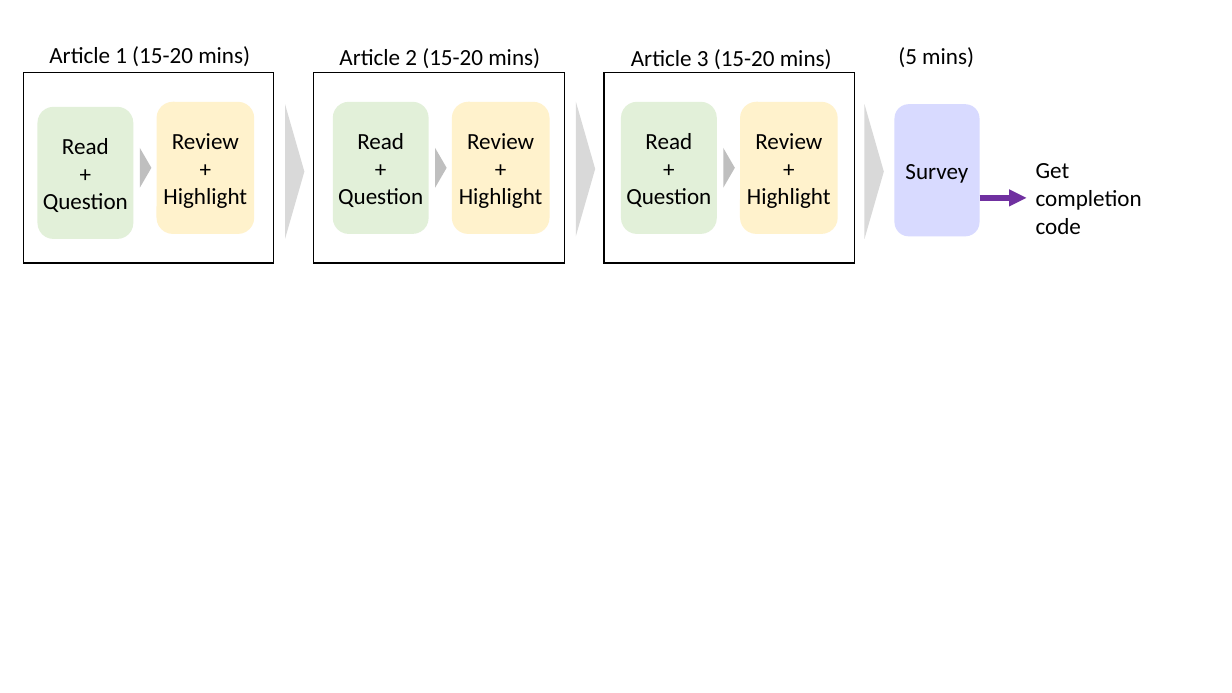
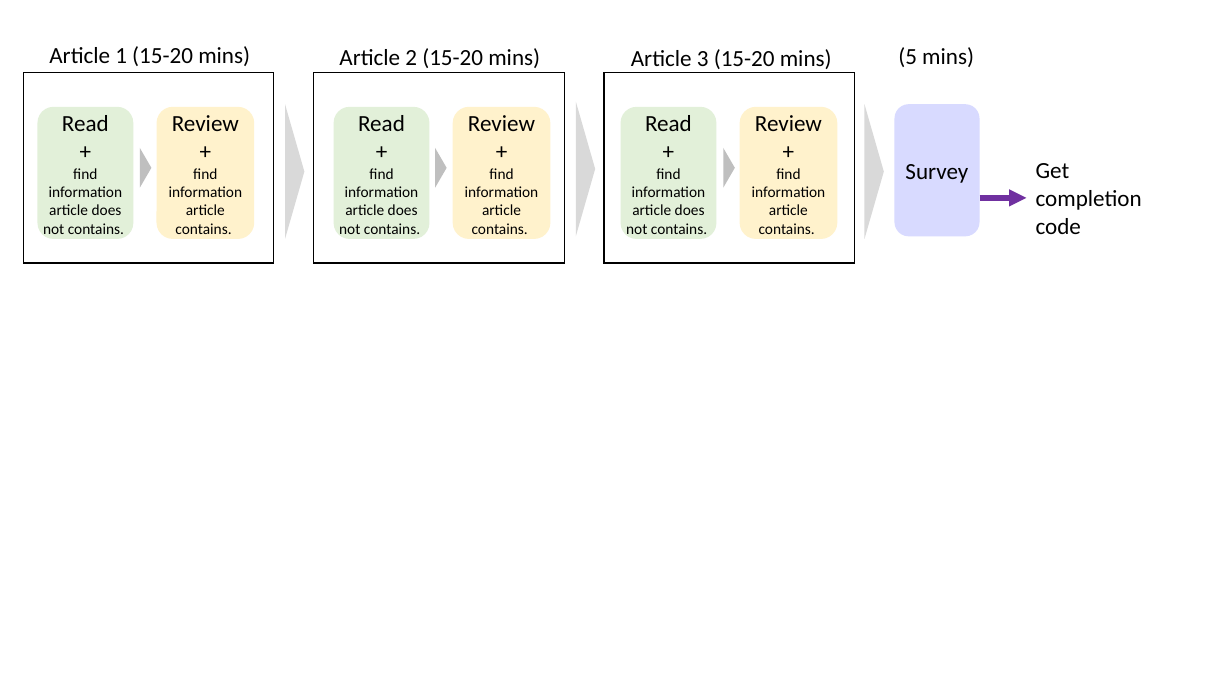
Before and after one commit to eunyoung4444/scinews-question-v2, a slide deck: slide 2 of Presentation1.pptx. Drawn at 1232x693 pixels with LibreOffice and Linux fonts; fonts in the diff are those of the drawing. Boxes give left, top, right and bottom in pixels: in the first picture for what was removed or moved away, otherwise in the second. Text is boxed around its words. In the diff, an @@ line names an element or a change of style, - is before the commit and + after.

Commit message:
article link revised

```diff
--- a/Presentation1.pptx
+++ b/Presentation1.pptx
@@ 5 rounded rectangles: place and size @@
-5 rounded rectangles at (156, 102, 838, 234)
+5 rounded rectangles at (156, 107, 838, 239)
@@ text in rounded rectangle at (43, 168, 124, 234): text changed; size 18 to 12 pt @@
-Question
+find information article does not contains.
@@ text in rounded rectangle at (169, 168, 243, 234): text changed; size 18 to 12 pt @@
-Highlight
+find information article
+contains.
@@ text in rounded rectangle at (339, 168, 420, 234): text changed; size 18 to 12 pt @@
-Question
+find information article does not contains.
@@ text in rounded rectangle at (465, 168, 539, 234): text changed; size 18 to 12 pt @@
-Highlight
+find information article
+contains.
@@ text in rounded rectangle at (626, 168, 707, 234): text changed; size 18 to 12 pt @@
-Question
+find information article does not contains.
@@ text in rounded rectangle at (752, 168, 826, 234): text changed; size 18 to 12 pt @@
-Highlight
+find information article
+contains.
```
Also in this commit, not shown: 1 other slide changed, 4 other files.
